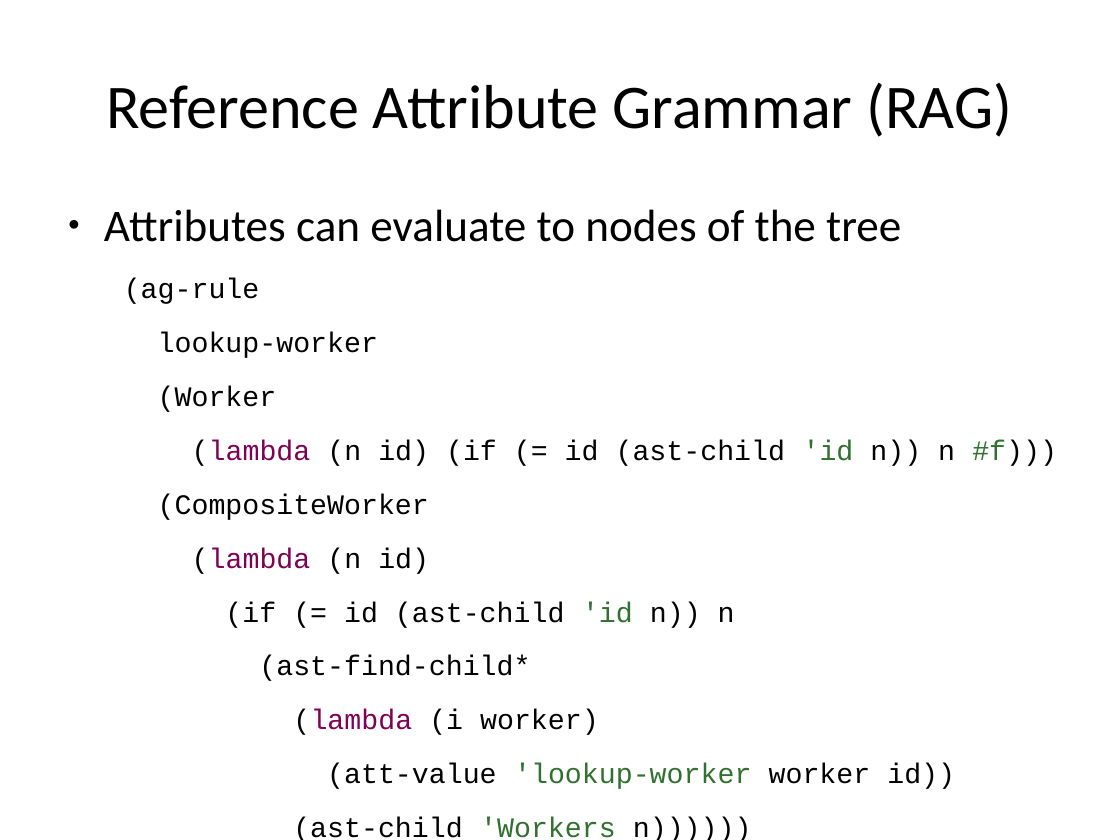
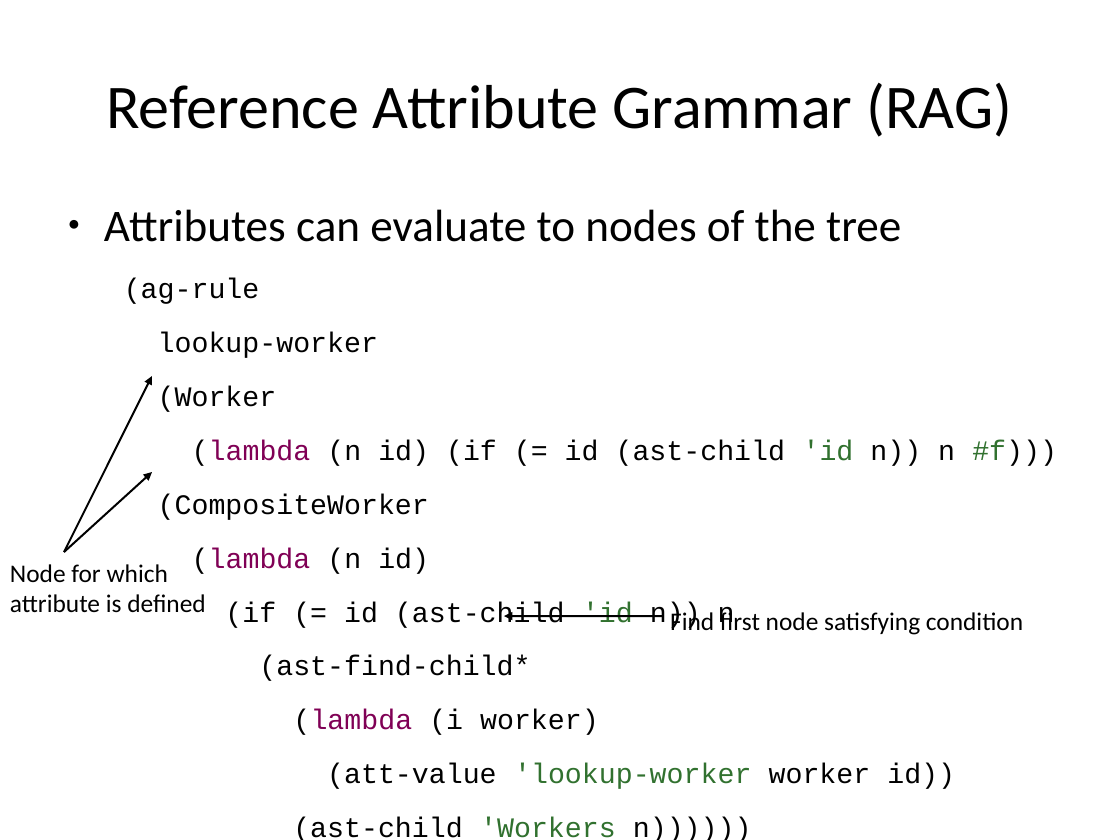
Before and after one commit to rene-schoene/racr-mquat, a slide deck: slide 7 of doc/intro-rag.odp. Drawn at 1120x840 pixels with LibreOffice and Linux fonts; fonts in the diff are those of the drawing. Boxes give left, top, right and bottom in pixels: in the first picture for what was removed or moved away, otherwise in the second. Text is boxed around its words. In the diff, an @@ line names an element or a change of style, - is before the commit and + after.

```diff
--- a/doc/intro-rag.odp
+++ b/doc/intro-rag.odp
@@ arrow added from (64, 552) to (152, 376), #000000 1.42 pt @@
@@ arrow added from (64, 552) to (152, 473), #000000 1.42 pt @@
@@ text added at [10,564,205,613], 18 pt, text #000000 @@
+Node for which
+attribute is defined
@@ arrow added from (665, 616) to (504, 616), #000000 1.42 pt @@
@@ text added at [670,609,1023,635], 18 pt, text #000000 @@
+Find first node satisfying condition
```
Also in this commit, not shown: 1 other slide changed, 6 slides added.
